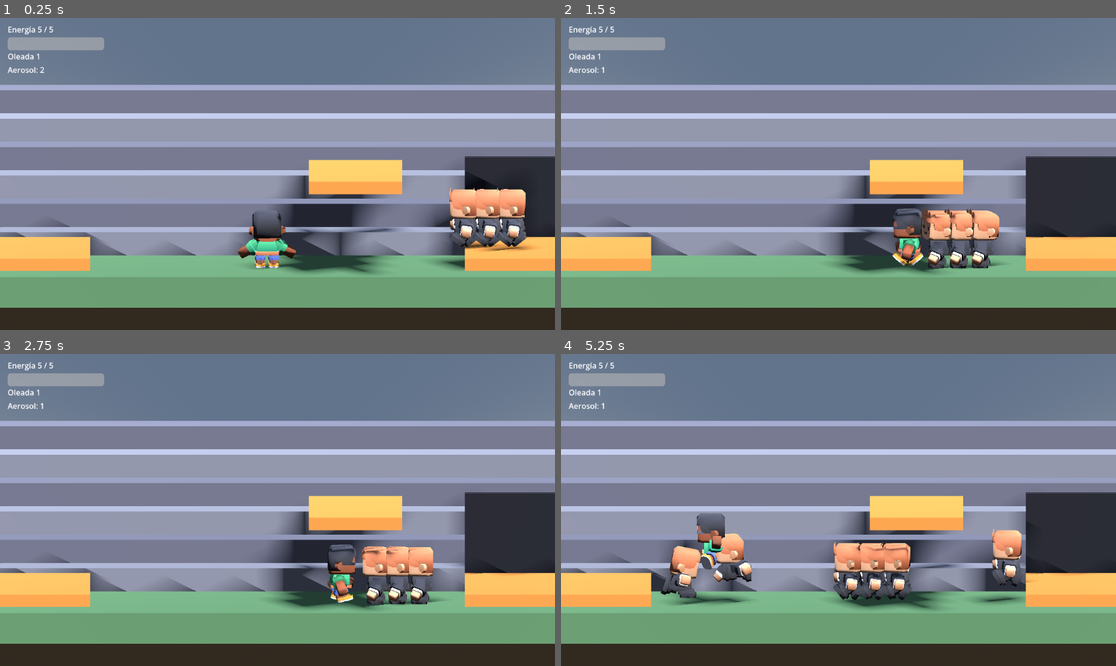
Above: before the commit, frames 1-4 (two rows, left to right).
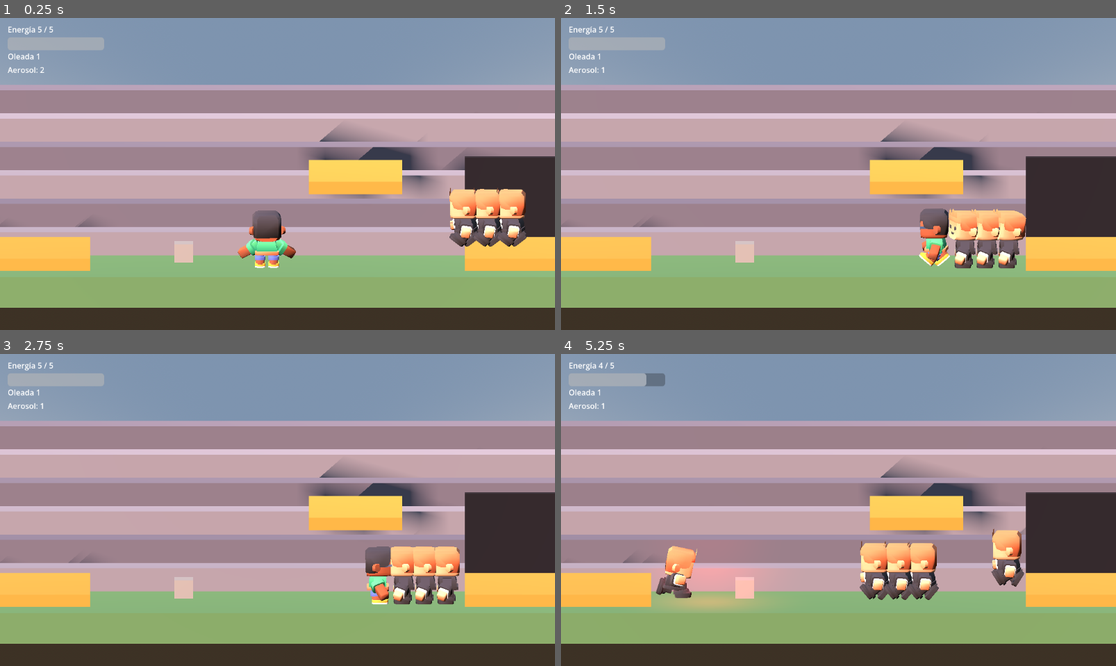
Above: after the commit, the same moments.

Repository: allan-gomez-creator/Barrasbalas
Game: Godot game, scene res://main.tscn
Two runs of this game, one before a commit and one after it. Both use one fixed random seed, a clock stepped at 60 frames per second and the inputs below.
Inputs (mouse positions are in pixels of both pictures, inside the frame that each line leads up to):
- Up to frame 1 (0.25 s): no input
- Up to frame 2 (1.5 s): tap Enter at 0.5 s; move the mouse to (960, 158) at 0.52 s; hold D (move_right) 0.53-1.28 s; tap Q (rodar) at 0.6 s; tap Space (saltar) at 0.77 s; move the mouse to (727, 189) at 1.27 s; hold A (move_left) from 1.28 s (still down); right-click (727, 189) at 1.35 s
- Up to frame 3 (2.75 s): tap Space (saltar) at 1.52 s; tap Q (rodar) at 1.55, 2.3 s; move the mouse to (333, 441) at 2.02 s; release A (move_left) at 2.03 s; hold D (move_right) from 2.03 s (still down); click (333, 441) at 2.1 s
- Up to frame 4 (5.25 s): move the mouse to (810, 572) at 2.77 s; release D (move_right) at 2.78 s; hold W (move_up) 2.78-3.53 s; tap Shift (esquivar) at 2.85 s; tap Space (saltar) at 3.02, 3.77, 4.52 s; tap Q (rodar) at 3.05, 3.8, 4.55, 5.1 s; move the mouse to (1005, 556) at 3.52 s; hold A (move_left) from 3.53 s (still down); tap R (hacer_ruido) at 3.6 s; move the mouse to (672, 463) at 4.27 s; tap E (interactuar) at 4.35 s; move the mouse to (866, 510) at 5.02 s

The runs differ from the first frame. In frame 1, 76% of the frame differs, in the area x 0-100%, y 0-93%; in frame 2, 74%; in frame 3, 74%; in frame 4, 75%.

Commit message:
Solucion bug spawnean afuera y se borro el vigia momentaneamente

Diff:
--- a/main.tscn
+++ b/main.tscn
@@ -3,9 +3,16 @@
 [ext_resource type="PackedScene" uid="uid://cksl1ukcmch7p" path="res://arbitro.tscn" id="2_lquwl"]
 [ext_resource type="Script" uid="uid://dgkhs3olsfacw" path="res://apuntar.gd" id="3_1bvp3"]
 [ext_resource type="PackedScene" path="res://oleadas.tscn" id="5_7mycd"]
-[ext_resource type="PackedScene" uid="uid://cjapsr6p0y63n" path="res://hud.tscn" id="6_7mycd"]
 [ext_resource type="Script" uid="uid://llty1vxsmol8" path="res://interactuar.gd" id="7_inter"]
-[ext_resource type="PackedScene" path="res://escenario.tscn" id="8_5vw27"]
+[ext_resource type="PackedScene" uid="uid://wp5cv5ui1c7f" path="res://escenario.tscn" id="8_5vw27"]
+[ext_resource type="PackedScene" uid="uid://cjapsr6p0y63n" path="res://hud.tscn" id="9_hud"]
+[ext_resource type="Script" uid="uid://c1xtfml70clwf" path="res://sistema_sol.gd" id="10_sol"]
+[ext_resource type="Script" uid="uid://c5y3m4ljpv2bu" path="res://ciclo_dia.gd" id="11_ciclo"]
+[ext_resource type="Script" uid="uid://b5c4wx67j2hgt" path="res://luz_parpadeante.gd" id="12_parpadeo"]
+[ext_resource type="Script" uid="uid://bf5xxpga42li" path="res://sistema_eventos.gd" id="13_eventos"]
+[ext_resource type="Script" uid="uid://bx8k5fve83sos" path="res://luz_jugador.gd" id="14_luzjug"]
+[ext_resource type="Script" uid="uid://cheajayngkfaa" path="res://rodar.gd" id="15_rodar"]
+[ext_resource type="Script" uid="uid://dd86cprxev7uy" path="res://ruido.gd" id="16_ruido"]
 
 [sub_resource type="ProceduralSkyMaterial" id="CieloMat"]
 
@@ -15,15 +22,30 @@
 [sub_resource type="Environment" id="Entorno"]
 background_mode = 2
 sky = SubResource("Cielo")
+ambient_light_source = 3
+tonemap_mode = 2
+
+[sub_resource type="BoxMesh" id="CajaMalla"]
+size = Vector3(0.6, 0.6, 0.6)
 
 [node name="Main" type="Node3D" unique_id=1865053807]
 
 [node name="WorldEnvironment" type="WorldEnvironment" parent="." unique_id=58497555]
 environment = SubResource("Entorno")
 
-[node name="DirectionalLight3D" type="DirectionalLight3D" parent="." unique_id=1061280851]
+[node name="Sol" type="DirectionalLight3D" parent="." unique_id=1061280851]
 transform = Transform3D(0.866025, -0.353553, 0.353553, 0, 0.707107, 0.707107, -0.5, -0.612372, 0.612372, 0, 6, 0)
 shadow_enabled = true
+shadow_bias = 3.0
+shadow_normal_bias = 6.0
+
+[node name="SistemaSol" type="Node" parent="." unique_id=1324930255 node_paths=PackedStringArray("sol", "entorno")]
+script = ExtResource("10_sol")
+sol = NodePath("../Sol")
+entorno = NodePath("../WorldEnvironment")
+
+[node name="CicloDia" type="Node" parent="SistemaSol" unique_id=1819576134]
+script = ExtResource("11_ciclo")
 
 [node name="Camera3D" type="Camera3D" parent="." unique_id=2007210899]
 transform = Transform3D(1, 0, 0, 0, 0.9848077, 0.17364818, 0, -0.17364818, 0.9848077, 0, 5.12, 12)
@@ -31,6 +53,25 @@
 size = 10.0
 
 [node name="Escenario" parent="." unique_id=834304079 instance=ExtResource("8_5vw27")]
+
+[node name="Reflector" type="OmniLight3D" parent="." unique_id=1429588538]
+transform = Transform3D(1, 0, 0, 0, 1, 0, 0, 0, 1, 7.5, 4, -1)
+visible = false
+light_color = Color(1, 0.8235294, 0.24705882, 1)
+omni_range = 12.0
+omni_attenuation = 2.0
+script = ExtResource("12_parpadeo")
+
+[node name="LuzEvento" type="OmniLight3D" parent="." unique_id=529201128]
+transform = Transform3D(1, 0, 0, 0, 1, 0, 0, 0, 1, 0, 1.5, 0)
+light_color = Color(0.9098039, 0.21568628, 0.17254902, 1)
+light_energy = 0.0
+omni_range = 4.0
+omni_attenuation = 2.0
+
+[node name="SistemaEventos" type="Node" parent="." unique_id=1610825323 node_paths=PackedStringArray("luz_evento")]
+script = ExtResource("13_eventos")
+luz_evento = NodePath("../LuzEvento")
 
 [node name="Arbitro" parent="." unique_id=806082619 groups=["jugador"] instance=ExtResource("2_lquwl")]
 
@@ -43,6 +84,26 @@
 [node name="Interactuar" type="Node" parent="Arbitro" unique_id=1922724733]
 script = ExtResource("7_inter")
 
+[node name="Rodar" type="Node" parent="Arbitro" unique_id=2083267421]
+script = ExtResource("15_rodar")
+
+[node name="Ruido" type="Node" parent="Arbitro" unique_id=1219359412]
+script = ExtResource("16_ruido")
+
+[node name="LuzJugador" type="OmniLight3D" parent="Arbitro" unique_id=1811057180]
+visible = false
+light_color = Color(1, 0.8509804, 0.3019608, 1)
+light_energy = 2.5
+omni_attenuation = 2.0
+script = ExtResource("14_luzjug")
+
+[node name="CajaInteractiva" type="MeshInstance3D" parent="." unique_id=170712019 groups=["interactivos"]]
+transform = Transform3D(1, 0, 0, 0, 1, 0, 0, 0, 1, -3, 0.3, -1)
+mesh = SubResource("CajaMalla")
+
 [node name="Oleadas" parent="." unique_id=813242596 instance=ExtResource("5_7mycd")]
 
-[node name="HUD" parent="." unique_id=337991057 instance=ExtResource("6_7mycd")]
+[node name="HUD" parent="." unique_id=640245745 instance=ExtResource("9_hud")]
+
+[connection signal="cambio_noche" from="SistemaSol" to="Reflector" method="set_visible"]
+[connection signal="cambio_noche" from="SistemaSol" to="Arbitro/LuzJugador" method="set_visible"]
